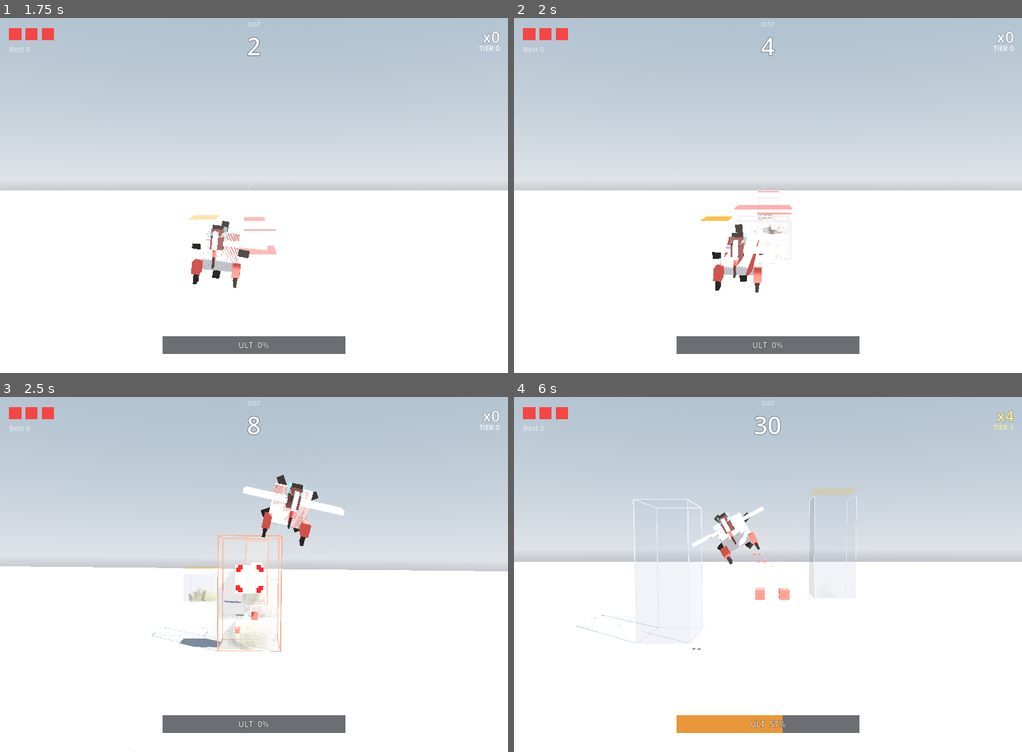
Above: before the commit, frames 1-4 (two rows, left to right).
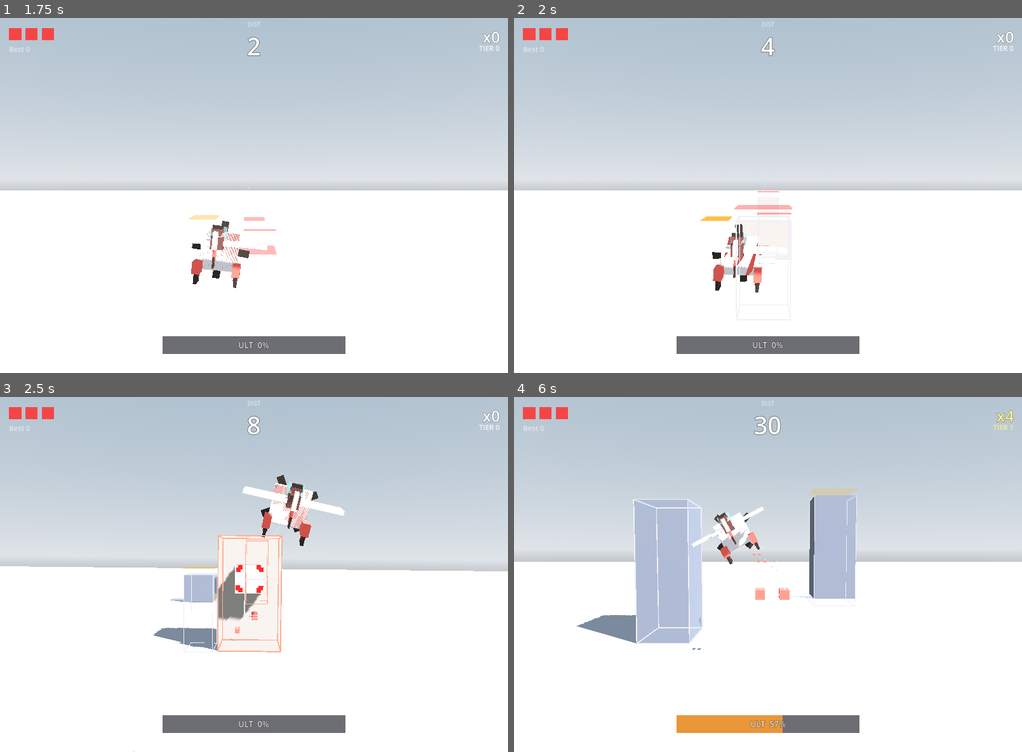
Above: after the commit, the same moments.

Repository: weathermanho/supercent
Game: Godot game, scene res://scenes/Main.tscn
Two runs of this game, one before a commit and one after it. Both use one fixed random seed, a clock stepped at 60 frames per second and the inputs below.
Inputs (mouse positions are in pixels of both pictures, inside the frame that each line leads up to):
- Up to frame 1 (1.75 s): tap Enter at 0.5, 1.25 s; move the mouse to (365, 177) at 0.52 s; hold Right mouse button (fire_missle) 0.53-1.25 s; click (365, 177) at 0.67 s; drag from (152, 213) to (228, 266) at 1.27 s
- Up to frame 2 (2 s): no input
- Up to frame 3 (2.5 s): move the mouse to (304, 496) at 2.02 s; hold Right mouse button (fire_missle) from 2.03 s (still down); click (304, 496) at 2.17 s
- Up to frame 4 (6 s): release Right mouse button (fire_missle) at 2.75 s; drag from (742, 645) to (615, 521) at 2.77 s; move the mouse to (920, 627) at 3.52 s; hold Right mouse button (fire_missle) 3.53-4.25 s; click (920, 627) at 3.67 s; drag from (615, 521) to (691, 485) at 4.27 s; move the mouse to (793, 574) at 5.02 s; hold Right mouse button (fire_missle) 5.03-5.75 s; click (793, 574) at 5.17 s; drag from (691, 485) to (666, 592) at 5.77 s

Frame 1 is identical in both runs. In frame 2, 0.1% of the frame differs, in the area x 43-55%, y 55-74%; in frame 3, 2.4%; in frame 4, 6.7%, in the area x 12-68%, y 28-70%.

Commit message:
tune(pillar): body 불투명화 + edge no_depth_test
alpha 0.18 X-ray로 기둥들이 다 겹쳐 보여 구분 안 됨. body를
make_transparent_box → make_box 로 변경(opaque).

_edge_mat에 no_depth_test=true 추가 → opaque body 위에 모서리가 항상
그려져 threat 빨간 펄스가 안 가려짐.

Co-Authored-By: Claude Opus 4.7 <noreply@anthropic.com>

Diff:
--- a/godot_project/scripts/Pillar.gd
+++ b/godot_project/scripts/Pillar.gd
@@ -138,20 +138,22 @@
 func _ready() -> void:
 	position.y = _y_hidden
 
-	# X-ray look: the body is SEMI-TRANSPARENT (you can see depth through and
-	# past stacked pillars), and the silhouette is drawn separately via 12
-	# opaque edge boxes wireframe-style. The edge material is recolored when
-	# the pillar is on the plane's collision course (threat indicator).
+	# Opaque concrete body — needed so individual pillars READ as separate
+	# objects (semi-transparent versions blurred together visually). The 12
+	# edge boxes are drawn SEPARATELY with no_depth_test so the threat colour
+	# is always visible on top of the body.
 	var body_color: Color = Color8(134, 126, 118) if breakable else Color8(94, 97, 104)
-	_body = BoxFactory.make_transparent_box(w, h, d, body_color, 0.18)
+	_body = BoxFactory.make_box(w, h, d, body_color)
 	_body.visible = false
 	add_child(_body)
 
 	# Edge material — shared by all 12 edge boxes of THIS pillar so we can tint
-	# them as one.
+	# them as one. no_depth_test keeps the edges visible on top of the opaque
+	# body (threat colour can't be hidden by the box itself).
 	_edge_mat = StandardMaterial3D.new()
 	_edge_mat.shading_mode = BaseMaterial3D.SHADING_MODE_UNSHADED
 	_edge_mat.albedo_color = Color(0.88, 0.88, 0.92)
+	_edge_mat.no_depth_test = true
 	_build_edges(w, h, d)
 
 	if breakable:
